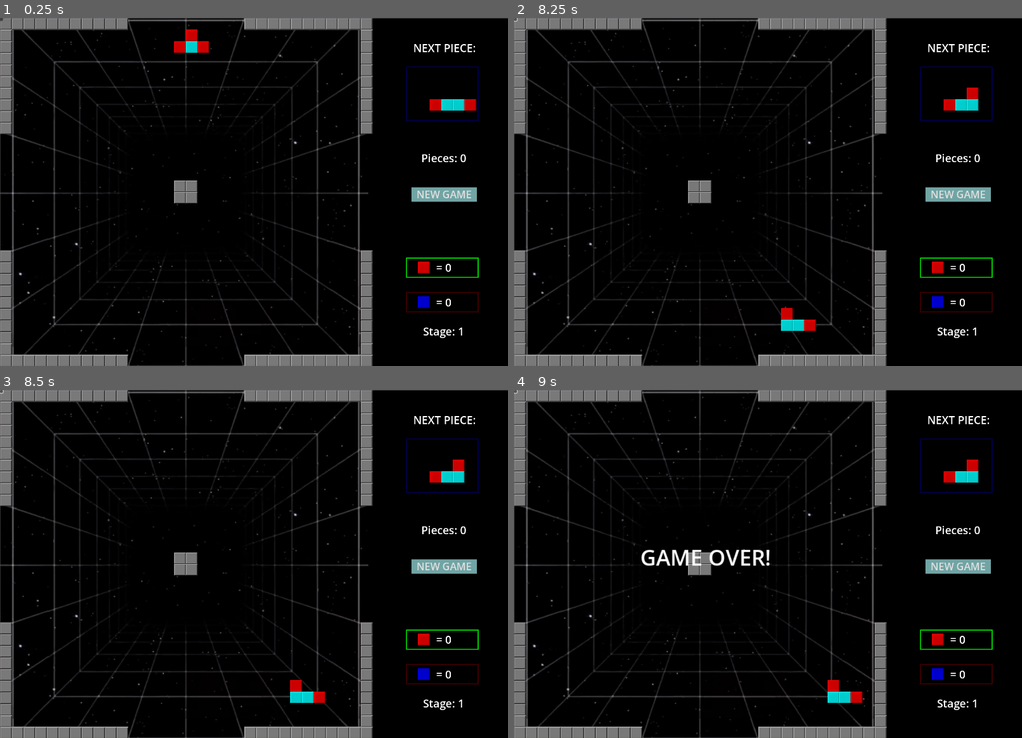
Above: before the commit, frames 1-4 (two rows, left to right).
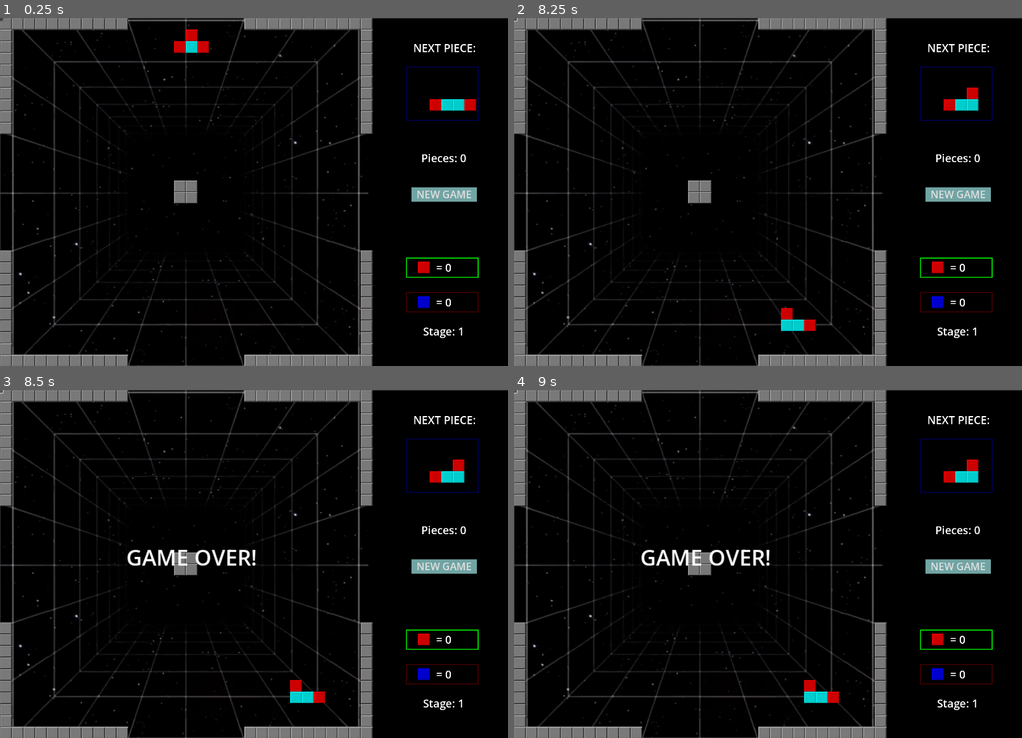
Above: after the commit, the same moments.

Repository: rodrivas78/new_dock_tetris
Game: Godot game, scene res://scenes/tile_map.tscn
Same seed, same stepped clock (60 frames per second), same inputs: the game is played once before the commit and once after it.
Inputs (mouse positions are in pixels of both pictures, inside the frame that each line leads up to):
- Up to frame 1 (0.25 s): no input
- Up to frame 2 (8.25 s): click "NEW GAME" at 0.5 s; click "NEW GAME" at 1.25 s; click (514, 18) at 2 s; tap Enter at 2.75 s; hold Right (ui_right) 2.78-3.53 s; tap Space (rotate_piece) every 0.75 s from 2.85 to 8.1 s; hold Down (ui_down) 3.53-4.28 s; hold Right (ui_right) 4.28-5.03 s; hold Up (ui_up) 5.03-5.78 s; hold Left (ui_left) 5.78-7.28 s; hold Down (ui_down) 7.28-8.03 s; hold Right (ui_right) from 8.03 s (still down)
- Up to frame 3 (8.5 s): keep holding Right (ui_right)
- Up to frame 4 (9 s): release Right (ui_right) at 8.78 s; hold Up (ui_up) from 8.78 s (still down); tap Space (rotate_piece) at 8.85 s

Frames 1-2 are identical in both runs. In frame 3, 0.6% of the frame differs, in the area x 25-51%, y 45-51%; in frame 4, 0.5%.

Commit message:
implementa transição de fase - parte 1

Diff:
--- a/TileMap.gd
+++ b/TileMap.gd
@@ -161,6 +161,7 @@
 # Called every frame. 'delta' is the elapsed time since the previous frame.
 func _process(delta):
 	if game_running:
+
 		# Determinar a direção automática atual
 		var auto_move_direction = movement_directions[spawn_side]
 
@@ -423,24 +424,23 @@
 		cur_pos += dir
 		draw_piece(active_piece, cur_pos, piece_atlas)
 		#detects if piece has passed the central block
-		if movement_directions[spawn_side] == Vector2i(0, 1) and cur_pos.y >= 27:
+		if movement_directions[spawn_side] == Vector2i(0, 1) and cur_pos.y >= 25:
 			$HUD.get_node("GameOverLabel").show()
 			game_running = false
 		elif movement_directions[spawn_side] == Vector2i(-1, 0) and cur_pos.x <= 2:
 			$HUD.get_node("GameOverLabel").show()
 			game_running = false
-		elif movement_directions[spawn_side] == Vector2i(0, -1) and cur_pos.y <= 3:
+		elif movement_directions[spawn_side] == Vector2i(0, -1) and cur_pos.y <= 2:
 			$HUD.get_node("GameOverLabel").show()
 			game_running = false
-		elif movement_directions[spawn_side] == Vector2i(1, 0) and cur_pos.x >= 27:
+		elif movement_directions[spawn_side] == Vector2i(1, 0) and cur_pos.x >= 25:
 			$HUD.get_node("GameOverLabel").show()
 			game_running = false
 
 	else:
 		#if dir == Vector2i.DOWN:
-		if dir == movement_directions[spawn_side]:
+		if dir == movement_directions[spawn_side] and is_color_adjacent_tiles_enabled:
 			land_piece()
-			piece_count += 1
 			$HUD.get_node("PiecesLabel").text = "Pieces: " + str(piece_count)
 			#check_rows()
 			piece_type = next_piece_type
@@ -449,8 +449,9 @@
 			next_piece_atlas = Vector2i(shapes_full.find(next_piece_type), 0)
 			clear_panel()
 			spawn_side = randi() % 4
+			#if is_color_adjacent_tiles_enabled == true:
 			create_piece()
-			check_game_over()
+			#check_game_over()
 
 func can_move(dir):
 	#check if there is space to move
@@ -697,38 +698,55 @@
 			new_atlas = Vector2i(6, 0)
 			blue_tiles += 1
 			$HUD.get_node("BlueTilesLabel").text = "= " + str(blue_tiles)
-		if is_color_adjacent_tiles_enabled:
-			set_cell(board_layer, pos, tile_id, new_atlas)
-
-		#TODO - Separar em um método que define estas cores de acrdo
-		# com a fase
-		if red_tiles >= 3:
-			panel_red_node.change_color(Color(1,0,0))
-		else:
-			panel_red_node.change_color(Color(0, 1, 0))
-
-		if blue_tiles <= 6:
-			panel_blue_node.change_color(Color(1, 0, 0))
-		else:
-			panel_blue_node.change_color(Color(0, 1, 0))
-
-
+		#if is_color_adjacent_tiles_enabled:
+		set_cell(board_layer, pos, tile_id, new_atlas)
+
+	#TODO - Separar em um método que define estas cores de acrdo
+	# com a fase
+	if red_tiles >= 3:
+		panel_red_node.change_color(Color(1,0,0))
+	else:
+		panel_red_node.change_color(Color(0, 1, 0))
+
+	if blue_tiles <= 6:
+		panel_blue_node.change_color(Color(1, 0, 0))
+	else:
+		panel_blue_node.change_color(Color(0, 1, 0))
+
+	piece_count += 1
 		#seta condicionais para avançar de estágio -
 		#Stage 1:
-		if piece_count >= 9 and blue_tiles >= 6 and red_tiles <= 2:
-			stage += 1
-			$HUD.get_node("StageLabel").text = "Stage: " + str(stage)
-			clear_board()
-			piece_count = 0
-			blue_tiles = 0
-			red_tiles = 0
-			special_positions = []
-			is_color_adjacent_tiles_enabled = false
-			create_fixed_center_piece()
-		#problema de lógica, se blue_tiles for > 6 não entrará no elif (game over)
-		elif piece_count >= 9 and blue_tiles <= 6 and red_tiles >= 3:
-			$HUD.get_node("GameOverLabel").show()
-			game_running = false
+	if piece_count == 4: #and blue_tiles >= 1 and red_tiles <= 2:
+		is_color_adjacent_tiles_enabled = false
+		await show_level_completed()
+		#game_running = true
+		stage += 1
+		$HUD.get_node("StageLabel").text = "Stage: " + str(stage)
+		clear_board()
+		piece_count = 0
+		blue_tiles = 0
+		red_tiles = 0
+		special_positions = []
+		create_fixed_center_piece()
+		await get_tree().create_timer(2).timeout
+		game_running = true
+		is_color_adjacent_tiles_enabled = true
+		updateHudLabels()
+
+	#problema de lógica, se blue_tiles for > 6 não entrará no elif (game over)
+	elif piece_count >= 9 and blue_tiles <= 6 and red_tiles >= 3:
+		$HUD.get_node("GameOverLabel").show()
+		game_running = false
+
+# Exibe "Level Completed" por 2 segundos
+func show_level_completed():
+	var level_label = $HUD.get_node("LevelCompletedLabel")
+	level_label.text = "LEVEL COMPLETED!"
+	game_running = false
+	level_label.show()
+	await get_tree().create_timer(2).timeout
+	level_label.hide()
+	await get_tree().create_timer(1).timeout  # Espera 1 segundo antes do próximo texto
 
 
 func clear_panel():
@@ -774,3 +792,8 @@
 			land_piece()
 			$HUD.get_node("GameOverLabel").show()
 			game_running = false
+
+func updateHudLabels():
+	$HUD.get_node("PiecesLabel").text = "Pieces: " + str(piece_count)
+	$HUD.get_node("RedTilesLabel").text = "= " + str(red_tiles)
+	$HUD.get_node("BlueTilesLabel").text = "= " + str(blue_tiles)
--- a/scenes/hud.tscn
+++ b/scenes/hud.tscn
@@ -128,6 +128,16 @@
 horizontal_alignment = 1
 vertical_alignment = 1
 
+[node name="LevelCompletedLabel" type="Label" parent="."]
+offset_left = 274.0
+offset_top = 393.0
+offset_right = 574.0
+offset_bottom = 485.0
+scale = Vector2(1.5, 1.5)
+theme_override_font_sizes/font_size = 40
+horizontal_alignment = 1
+vertical_alignment = 1
+
 [node name="StartButton" type="Button" parent="."]
 offset_left = 1134.0
 offset_top = 467.0
